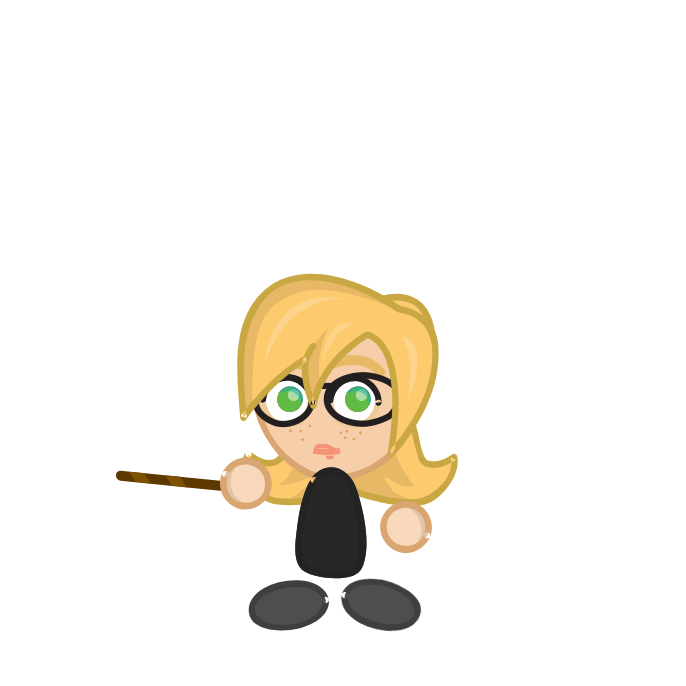
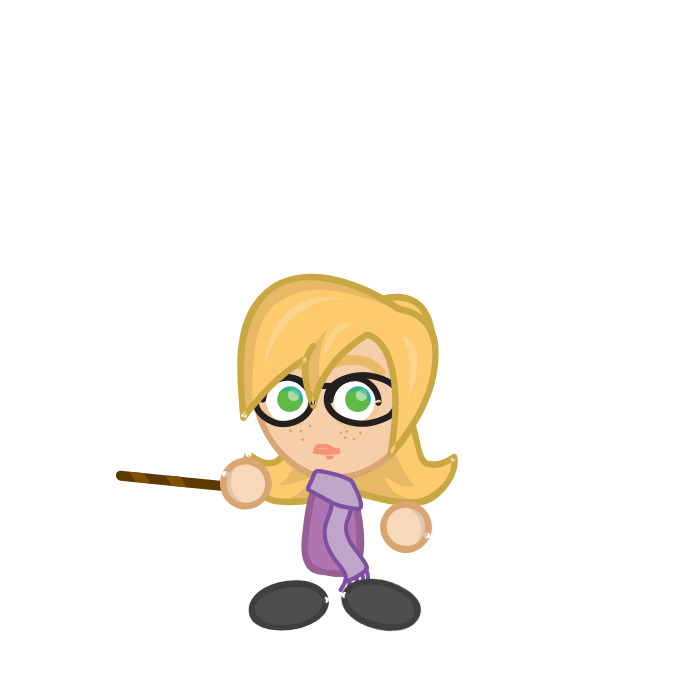
The second 686 × 686 image is a revision of the first. Changes to its layers:
added layer "scarf wrap plain purple" in group "other" over [306,469,363,511]
hid "eyes brown" over [277,386,371,412]
hid "torso robe black" over [295,467,367,579]
hid "torso robe grey" over [295,467,367,579]
added layer "scarf hang plain purple" in group "default (do not alter)" over [322,474,370,592]
